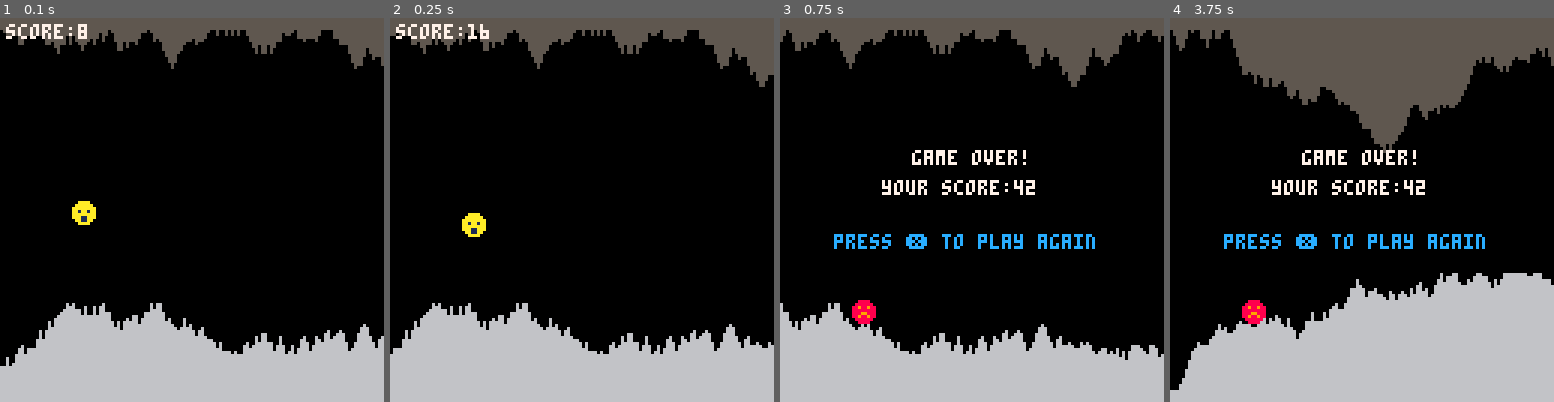
Above: before the commit, frames 1-4 (left to right).
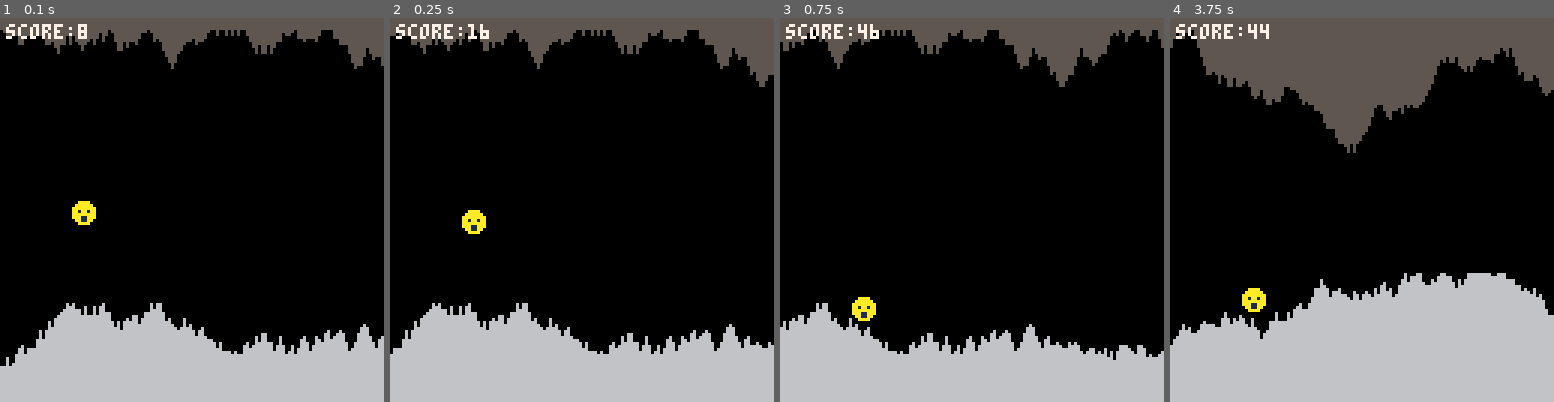
Above: after the commit, the same moments.

Repository: romellem/pico-8-carts
Game: PICO-8 cartridge cave.p8
Two runs of this game, one before a commit and one after it. Both use one fixed random seed, a clock stepped at 60 frames per second and the inputs below.
Inputs:
- Up to frame 1 (0.1 s): no input
- Up to frame 2 (0.25 s): no input
- Up to frame 3 (0.75 s): tap X (X key) at 0.33 s
- Up to frame 4 (3.75 s): tap X (X key) at 1.07, 1.85, 2.97 s; hold Up 2.15-2.42 s

Frame 1 is identical in both runs. In frame 2, 0.1% of the frame differs, in the area x 18-25%, y 50-58%; in frame 3, 7.5%; in frame 4, 12%, in the area x 0-100%, y 1-97%.

Commit message:
Better hit detection for enemies!
@see https://www.youtube.com/watch?v=LwMNPEG4OPo

Diff:
--- a/cave.p8
+++ b/cave.p8
@@ -15,8 +15,8 @@
 	if (not game_over) then
 		update_cave()
 		move_player()
+		update_enemies()
 		check_hit()
-		update_enemies()
 	else
 		if (btnp(5)) _init() --restart
 	end
@@ -61,12 +61,12 @@
 end
 
 function move_player()
-	gravity=0.15 --increase this value to increase gravity
+	gravity=0.12 --increase this value to increase gravity
 	player.dy += gravity
 
 	--jump
 	if (btnp(2)) then
-		player.dy -= 5
+		player.dy -= 4
 		sfx(0)
 	end
 
@@ -79,12 +79,29 @@
 
 function check_hit()
 	for i=player.x,player.x+7 do
+		--check if player is touching cave
 		if (cave[i+1].top > player.y
 			or cave[i+1].btm < player.y+7) then
-			game_over=true
-			sfx(1)
-		end
-	end
+			die()
+		end
+	end
+
+	--check if player is touching enemy
+	--we don't need to loop over all pixels of player or enemy,
+	--just use 8x8 box to check collision
+	for enem in all(enemies) do
+		if (box_hit(
+			player.x, player.y, 8, 8,
+			enem.x, enem.y, 6, 6)
+		) then
+			die()
+		end
+	end
+end
+
+function die()
+	game_over=true
+	sfx(1)
 end
 -->8
 function make_cave()
@@ -147,19 +164,16 @@
 end
 
 function draw_enemies()
-
-	--if (#enemies > 0) then
-		for e in all(enemies) do
-			spr(e.s, e.x, e.y)
-			e.x -= 1
-
-			-- (0 or 1) * 2 = (0 or 2) - 1 = (1 or -1)
-			local dy=flr(rnd(2))*2 - 1
-			if (rnd(1)<enemy_y_prob) then
-				e.y += dy
-			end
-		end
-	--end
+	for e in all(enemies) do
+		spr(e.s, e.x, e.y)
+		e.x -= 1
+
+		-- (0 or 1) * 2 = (0 or 2) - 1 = (1 or -1)
+		local dy=flr(rnd(2))*2 - 1
+		if (rnd(1)<enemy_y_prob) then
+			e.y += dy
+		end
+	end
 end
 
 function gen_enemies()
@@ -185,6 +199,26 @@
 function update_enemies()
 	prune_enemies()
 	gen_enemies()
+end
+-->8
+function box_hit(
+	x1,y1,
+	w1,h1,
+	x2,y2,
+	w2,h2)
+
+	local hit=false
+
+	local xs=w1/2 + w2/2
+	local ys=h1/2 + h2/2
+	local xd=abs((x1 + (w1/2)) - (x2 + (w2/2)))
+	local yd=abs((y1 + (h1/2)) - (y2 + (h2/2)))
+
+	if (xd<xs and yd<ys) then
+		hit=true
+	end
+
+	return hit
 end
 __gfx__
 0000000000aaaa0000aaaa0000888800002222200000000000000000000000000000000000000000000000000000000000000000000000000000000000000000
